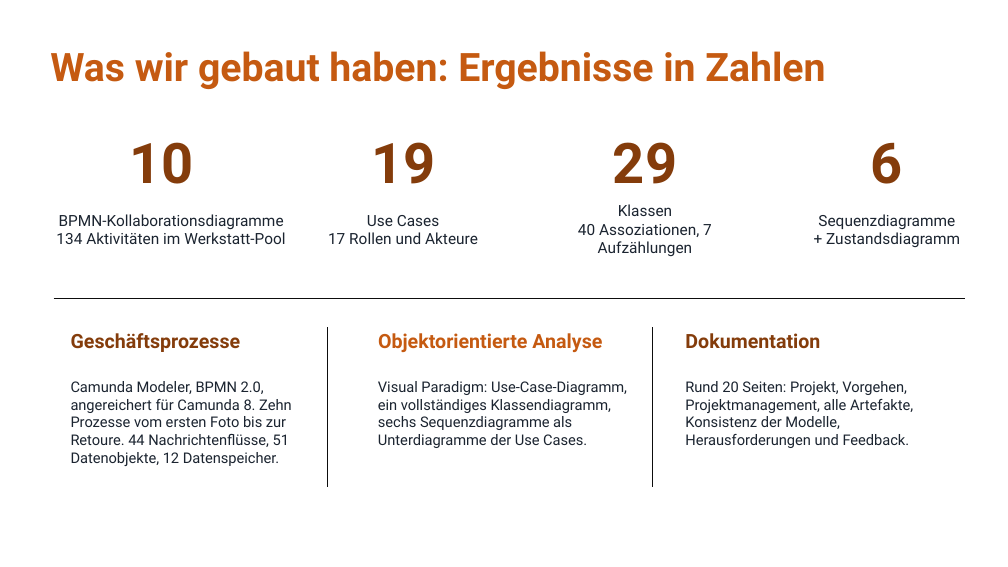
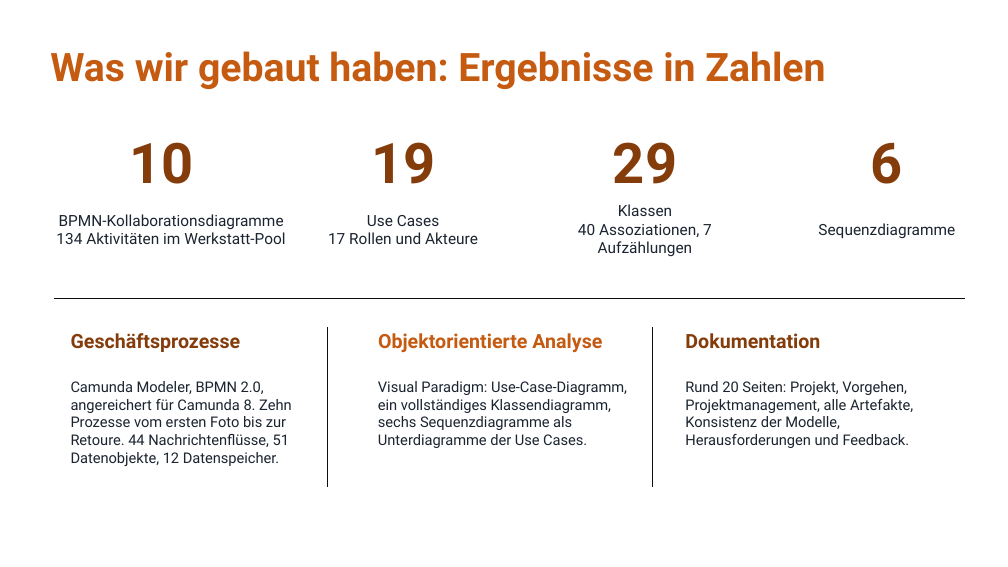
Before and after one commit to jakobschwan123-cmd/casestudy-semester-3, a slide deck: slide 10 of 4_praesentation/Abschlusspraesentation.pptx. Drawn at 1008x567 pixels with LibreOffice and Linux fonts; fonts in the diff are those of the drawing. Boxes give left, top, right and bottom in pixels: in the first picture for what was removed or moved away, otherwise in the second. Text is boxed around its words. In the diff, an @@ line names an element or a change of style, - is before the commit and + after.

```diff
--- a/4_praesentation/Abschlusspraesentation.pptx
+++ b/4_praesentation/Abschlusspraesentation.pptx
@@ text at bbox=[826, 232, 960, 247]: paragraph removed @@
-+ Zustandsdiagramm
```
Also in this commit, not shown: 1 other slide changed, 2 other files.
